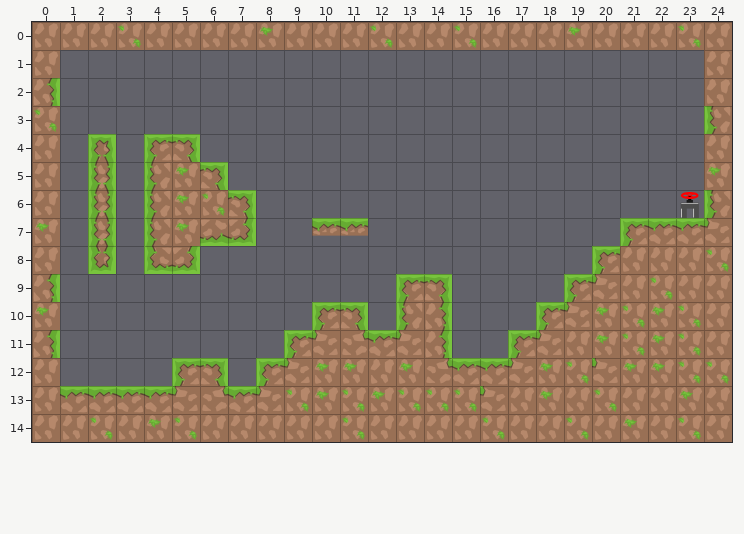
A Tiled map gets an edit: android/assets/levels/ins_level_5.tmx. That is the earlier state.
Cells are 128x128 px. Shown: x 0..24, y 0..14.
After the commit:
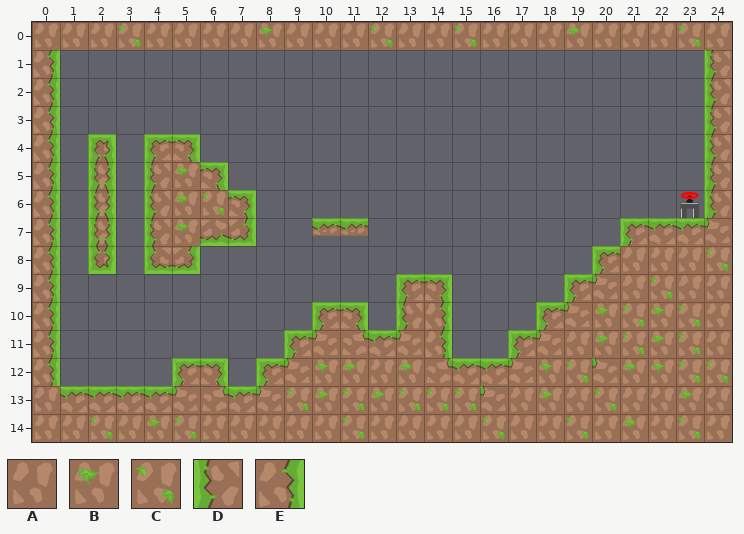
Key: from "tiles_128x128": A 0; from "tiles_128x128_green": B 7, C 8, D 9, E 10.
_ is an empty cell.
The exact change:
Layer "graphics":
The edit turns tile A into tile D in rows 1 to 2 at x 24; in row 4 at x 24.
The edit turns tile B into tile D in row 5 at x 24.
The edit turns tile A into tile E in row 1 at x 0; in rows 4 to 6 at x 0; in row 8 at x 0; in row 12 at x 0.
The edit turns tile B into tile E in row 7 at x 0; in row 10 at x 0.
The edit turns tile C into tile E in row 3 at x 0.
